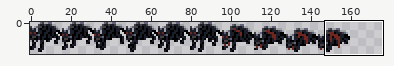
File history of a sprite sheet, overworld/src/assets/sprites/enemy_sprites/wolfen/wolfen_downleft.png. Above, an overview of the earlier version with the close-up marked.
Close-up. As it was:
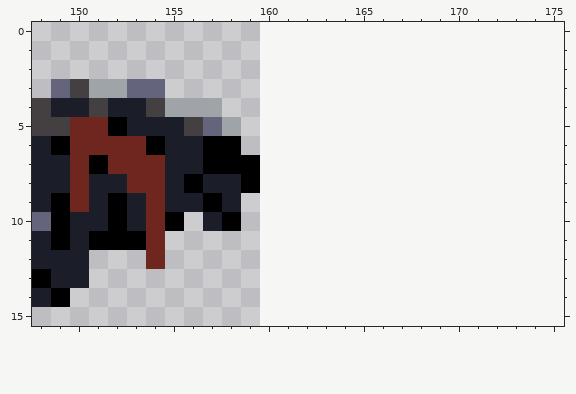
The file is 640x64 pixels, drawn in blocks of 4x4; one block is one cell here. Shown: x 148..175, y 0..15. The old version is drawn lined up with the new one, on the new canvas.
After:
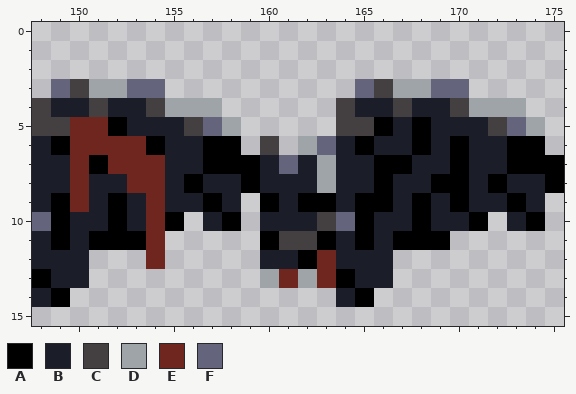
Palette (. is transparent): A #000000  B #1b1e29  C #443f41  D #9ea4a7  E #6f261e  F #64647c
Change:
{"change": "canvas 160x16 -> 176x16"}
{"y":3,"x":165,"old":"......","new":"FCDDFF"}
{"y":4,"x":164,"old":"..........","new":"CBBCBBCDDD"}
{"y":5,"x":164,"old":"...........","new":"CCABABBBCFD"}
{"y":6,"x":160,"old":".","new":"C"}
{"y":6,"x":162,"old":".............","new":"DFBABBABABBAA"}
{"y":7,"x":160,"old":"................","new":"BFBDBBAABBABBAAA"}
{"y":8,"x":160,"old":"................","new":"BBBDBBABBAABABBA"}
{"y":9,"x":160,"old":"...............","new":"ABAABAABABABBAB"}
{"y":10,"x":160,"old":"............","new":"BBBCFABBABBA"}
{"y":10,"x":173,"old":"..","new":"BA"}
{"y":11,"x":160,"old":"..........","new":"ACCABABAAA"}
{"y":12,"x":160,"old":".......","new":"BBAEBBB"}
{"y":13,"x":160,"old":".......","new":"DEDEABB"}
{"y":14,"x":164,"old":"..","new":"BA"}
{"label":"added","picture_box":[260,79,564,307]}
